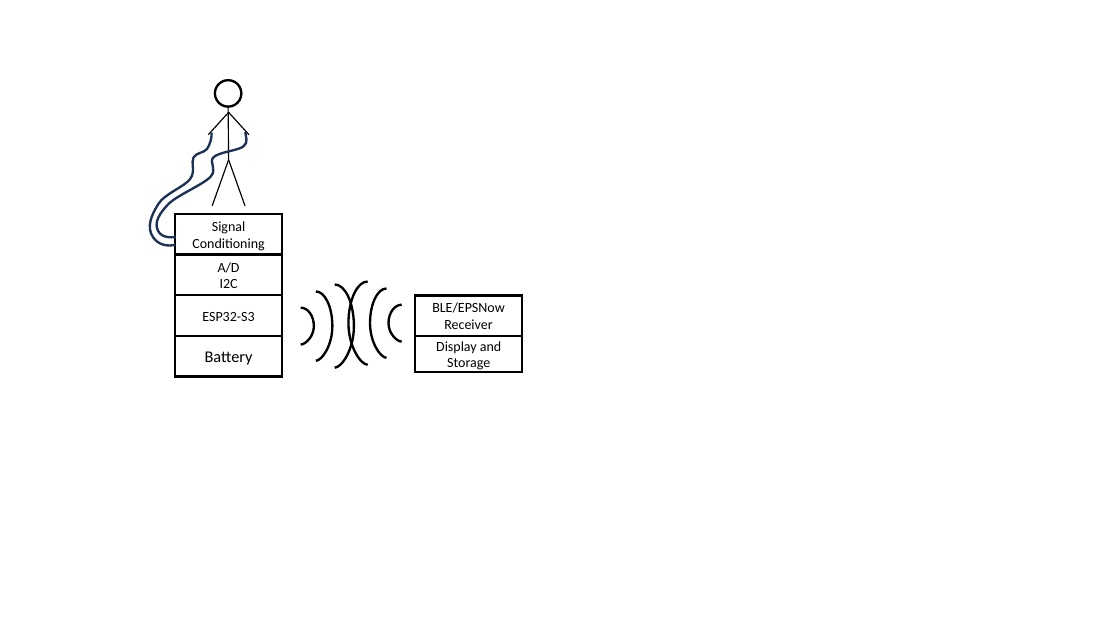
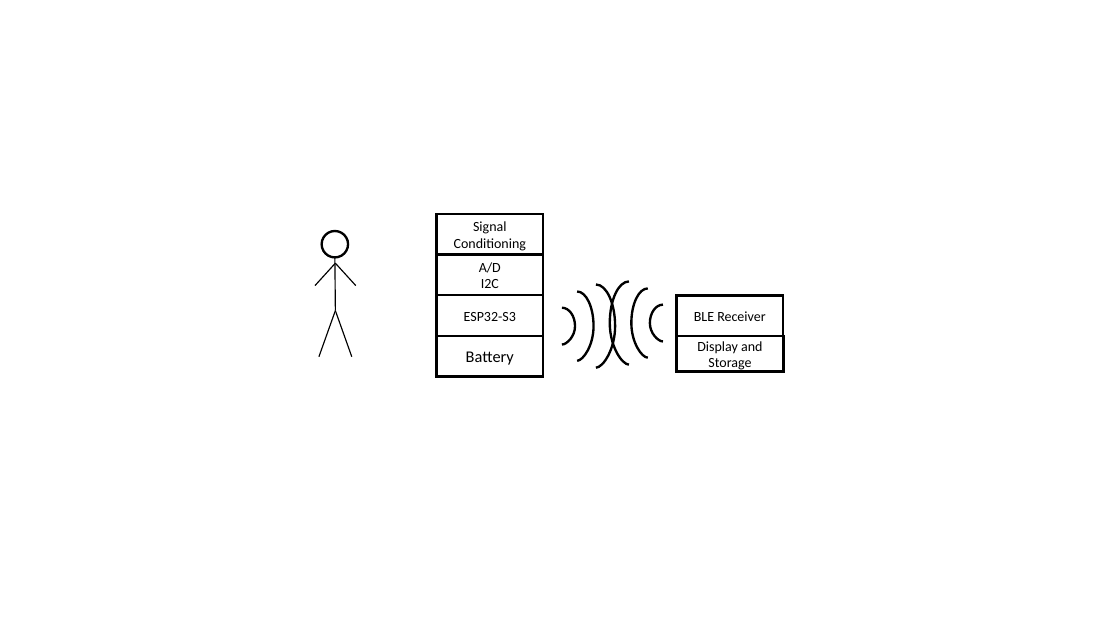
Before and after one commit to uutzinger/BioMedicalSensorBoard, a slide deck: slide 1 of assets/Concept.pptx. Drawn at 1120x630 pixels with LibreOffice and Linux fonts; fonts in the diff are those of the drawing. Boxes give left, top, right and bottom in pixels: in the first picture for what was removed or moved away, otherwise in the second. Text is boxed around its words. In the diff, an @@ line names an element or a change of style, - is before the commit and + after.

```diff
--- a/assets/Concept.pptx
+++ b/assets/Concept.pptx
@@ line removed from (229, 107) to (229, 160) @@
@@ freeform shape removed at [150,133,212,245] @@
@@ freeform shape removed at [156,132,246,237] @@
@@ line removed from (245, 206) to (229, 160) @@
@@ ellipse: place and size @@
-ellipse at [215,80,242,107]
+ellipse at [322,231,348,257]
@@ line added from (315, 286) to (335, 263), #000000 1 pt @@
@@ line moved from (213, 206) - (229, 160) to (335, 258) - (335, 311) @@
@@ line moved from (229, 107) - (229, 107) to (335, 258) - (335, 258) @@
@@ line added from (356, 286) to (335, 263), #000000 1 pt @@
@@ freeform shape: place and size @@
-freeform shape at [370,289,387,358]
+freeform shape at [578,291,594,361]
@@ freeform shape: place and size @@
-freeform shape at [388,305,402,342]
+freeform shape at [596,285,615,368]
@@ freeform shape added at [610,281,629,365], outline #000000 2 pt @@
@@ freeform shape: place and size @@
-freeform shape at [316,291,333,361]
+freeform shape at [631,289,648,358]
@@ 6 rectangles: place and size @@
-6 rectangles at [176,214,522,376]
+6 rectangles at [437,214,783,376]
@@ freeform shape removed at [301,308,314,344] @@
@@ line moved from (208, 134) - (229, 113) to (319, 357) - (335, 311) @@
@@ line moved from (249, 134) - (229, 113) to (352, 357) - (335, 311) @@
@@ freeform shape: place and size @@
-freeform shape at [334,285,354,368]
+freeform shape at [562,308,576,344]
@@ freeform shape: place and size @@
-freeform shape at [349,281,368,365]
+freeform shape at [649,305,663,342]
@@ text in rectangle at [694,311,765,321]: text changed @@
-BLE/EPSNow
-Receiver
+BLE Receiver
```
Also in this commit, not shown: 36 other files.
